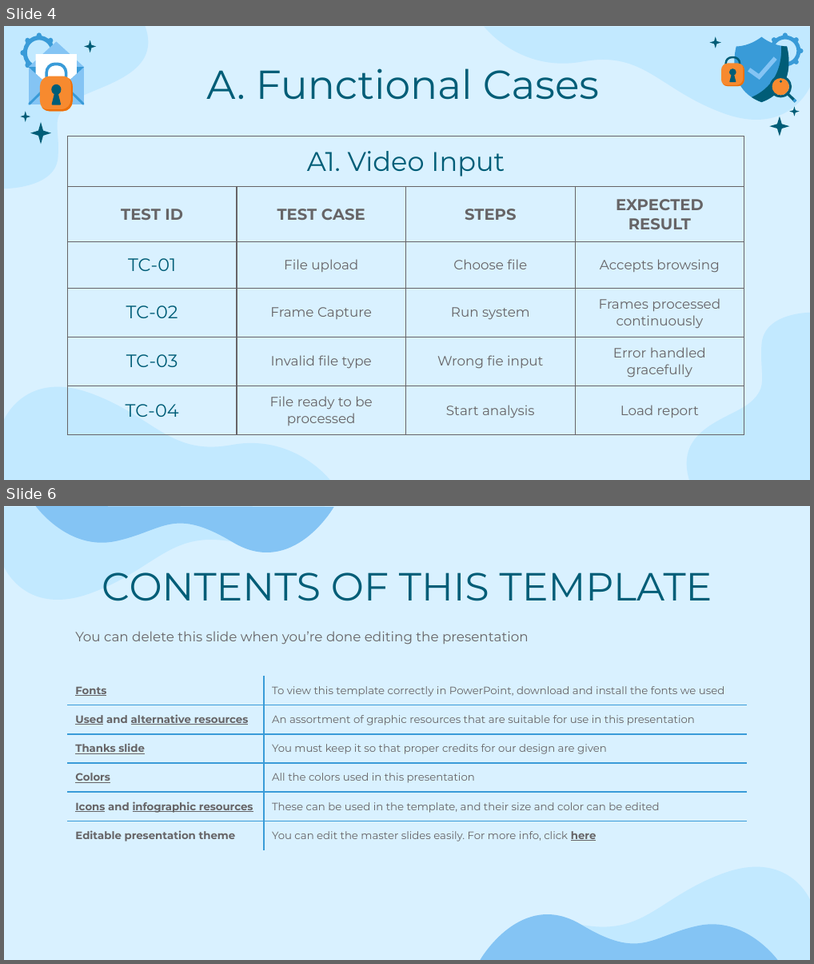
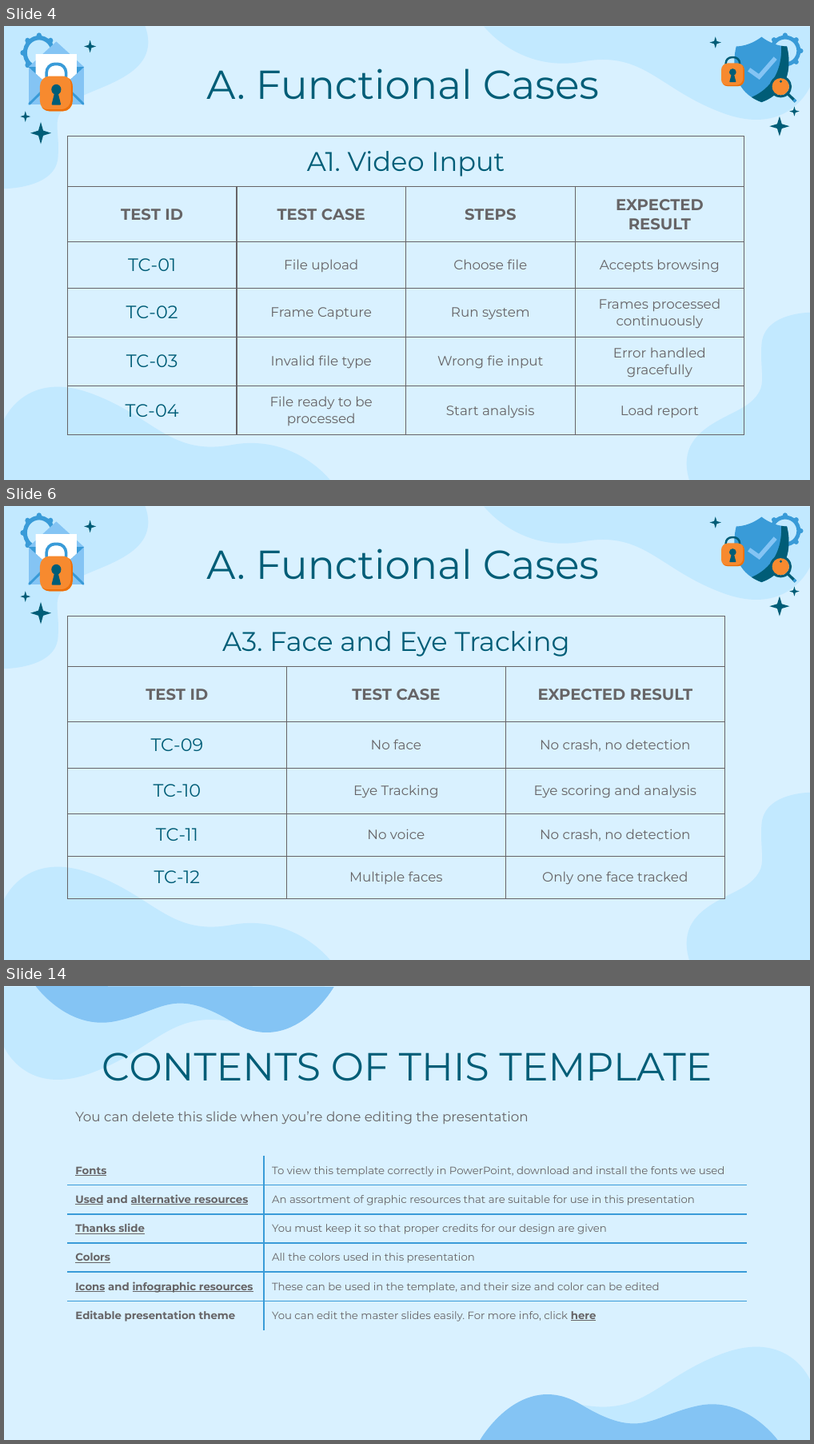
Before and after one commit to MiraPhilip12/Graduation_Project_ESLSCA, a slide deck: Milestone 5/Testing and Evaluation.pptx. Shown one above the other, each under a label of ours: slides 4 and 6 before the commit, slides 4, 6 and 14 after it; the slides between them are not shown. The pictures are 814x964 and 814x1444 pixels, drawn with LibreOffice and Linux fonts; fonts in the diff are those of the drawing. Boxes give left, top, right and bottom in pixels: in the first picture for what was removed or moved away, otherwise in the second. Text is boxed around its words. In the diff, an @@ line names an element or a change of style, - is before the commit and + after.

Commit message:
updating non functional test cases

```diff
--- a/Milestone 5/Testing and Evaluation.pptx
+++ b/Milestone 5/Testing and Evaluation.pptx
@@ slide 6 added at [4,506,810,960], background #D9F1FF; not listed: 4 template elements that a slide beside it also shows @@
@@ title added at [206,548,599,580], 36 pt, text #005D77 @@
+A. Functional Cases
@@ group added at [710,512,804,616]: 16 freeform shapes @@
@@ group added at [20,512,96,624]: 14 freeform shapes @@
@@ table added at [68,616,726,899], 6 rows, 3 columns @@
+A3. Face and Eye Tracking |  | 
+TEST ID | TEST CASE | EXPECTED RESULT
+TC-09 | No face | No crash, no detection
+TC-10 | Eye Tracking | Eye scoring and analysis
+TC-11 | No voice | No crash, no detection
+TC-12 | Multiple faces | Only one face tracked
@@ what was slide 6 is now slide 14 @@
```
Also in this commit, not shown: 1 slide changed, 7 other slides added, 1 other file.
